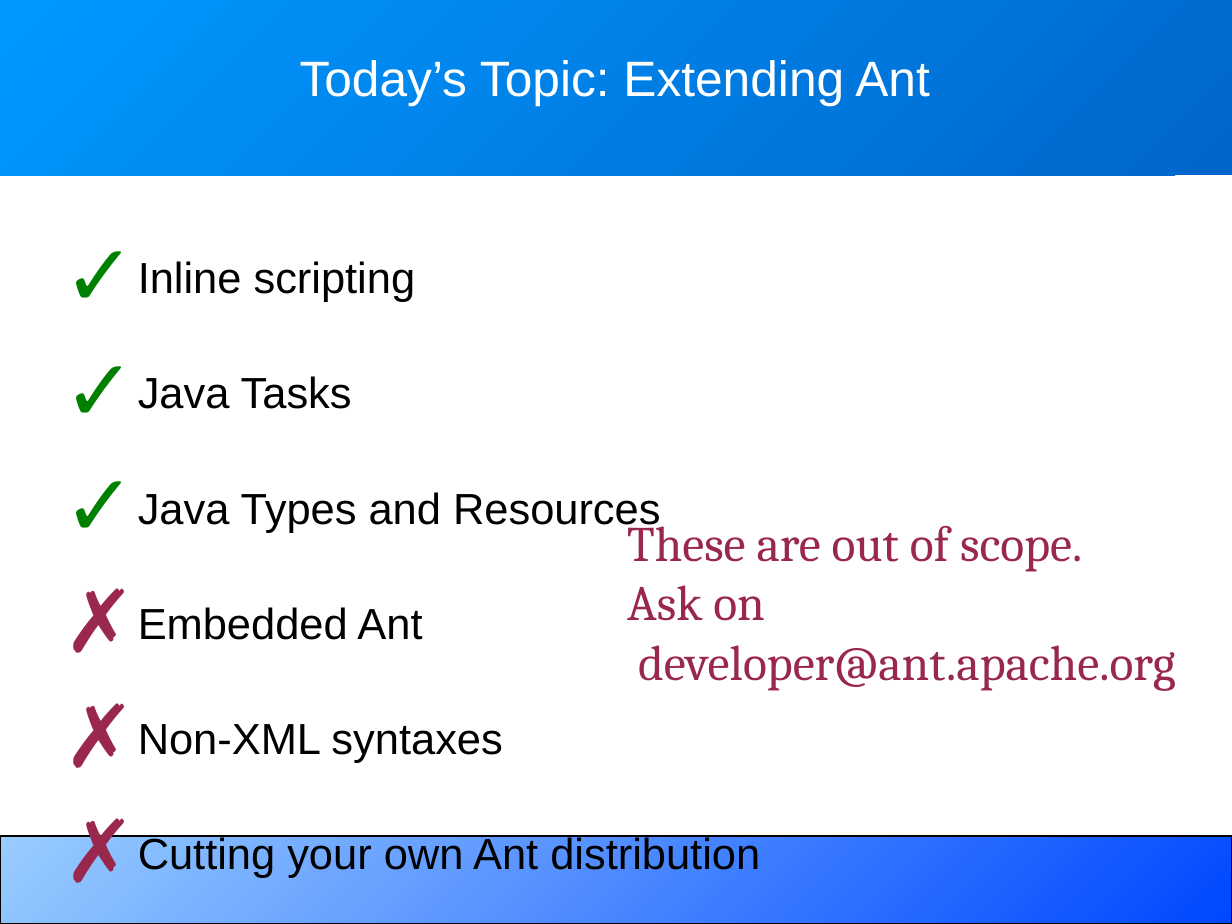
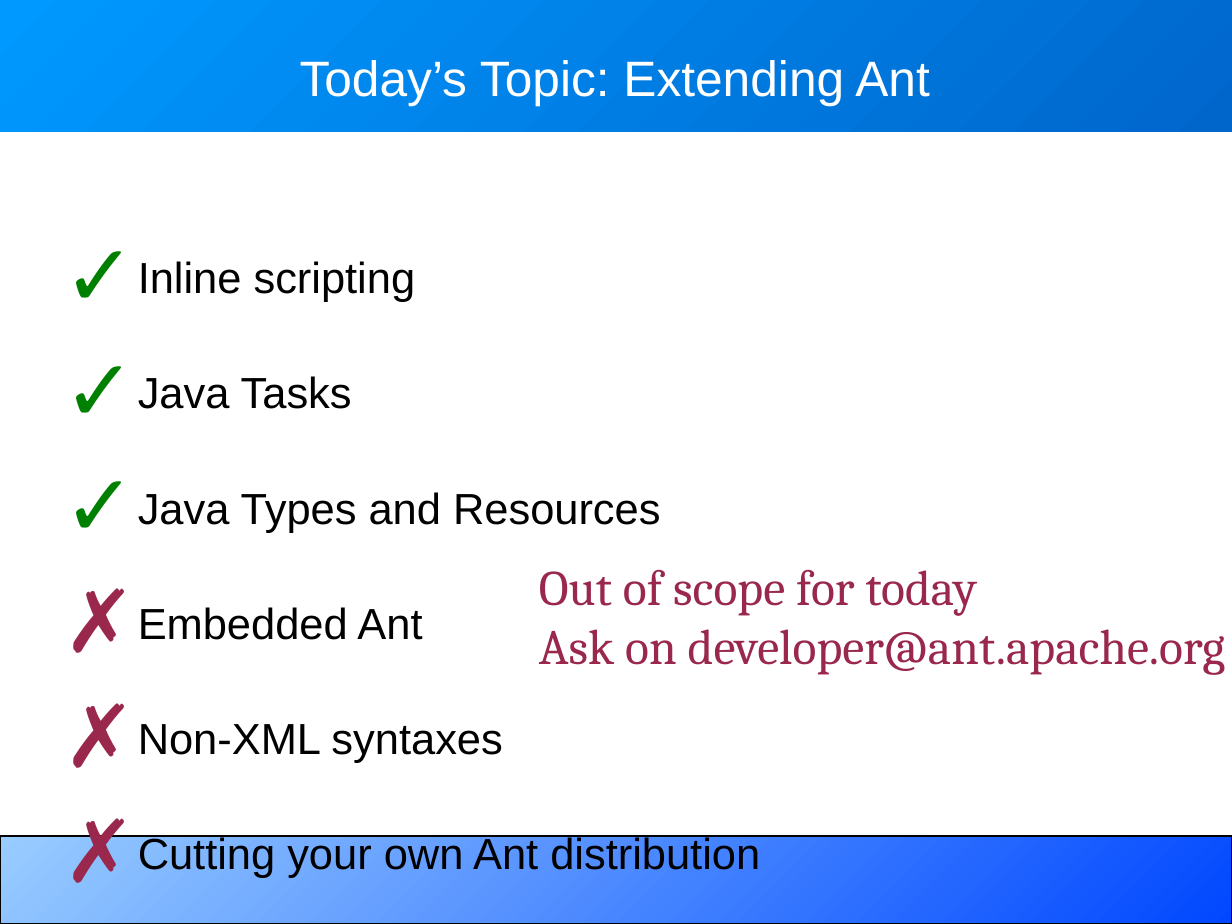
Before and after one commit to BeatrizTercero/repoSvnAnt, a slide deck: slide 3 of core/trunk/docs/slides/extending_ant.odp. Drawn at 1232x924 pixels with LibreOffice and Linux fonts; fonts in the diff are those of the drawing. Boxes give left, top, right and bottom in pixels: in the first picture for what was removed or moved away, otherwise in the second. Text is boxed around its words. In the diff, an @@ line names an element or a change of style, - is before the commit and + after.

```diff
--- a/core/trunk/docs/slides/extending_ant.odp
+++ b/core/trunk/docs/slides/extending_ant.odp
@@ rectangle: place and size @@
-rectangle at [0, 0, 1232, 176]
+rectangle at [0, 0, 1232, 132]
@@ text at [539, 569, 1226, 675]: text changed @@
-These are out of scope.
-Ask on
-developer@ant.apache.org
+Out of scope for today
+Ask on developer@ant.apache.org
```
Also in this commit, not shown: 9 other slides changed, 8 slides added, 2 slides removed.
